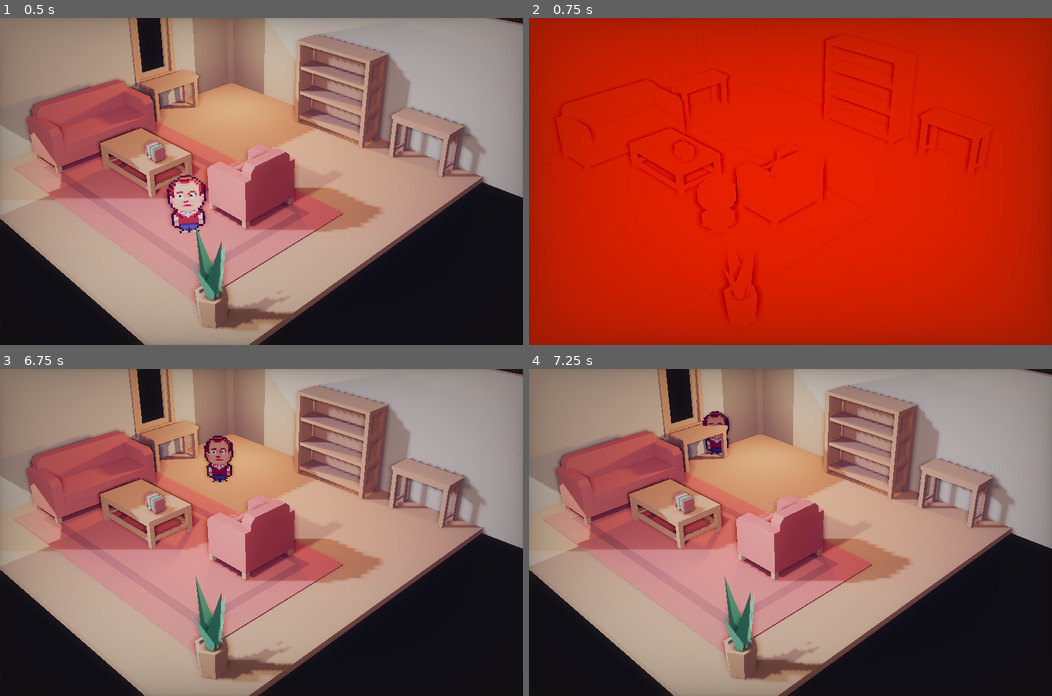
Above: before the commit, frames 1-4 (two rows, left to right).
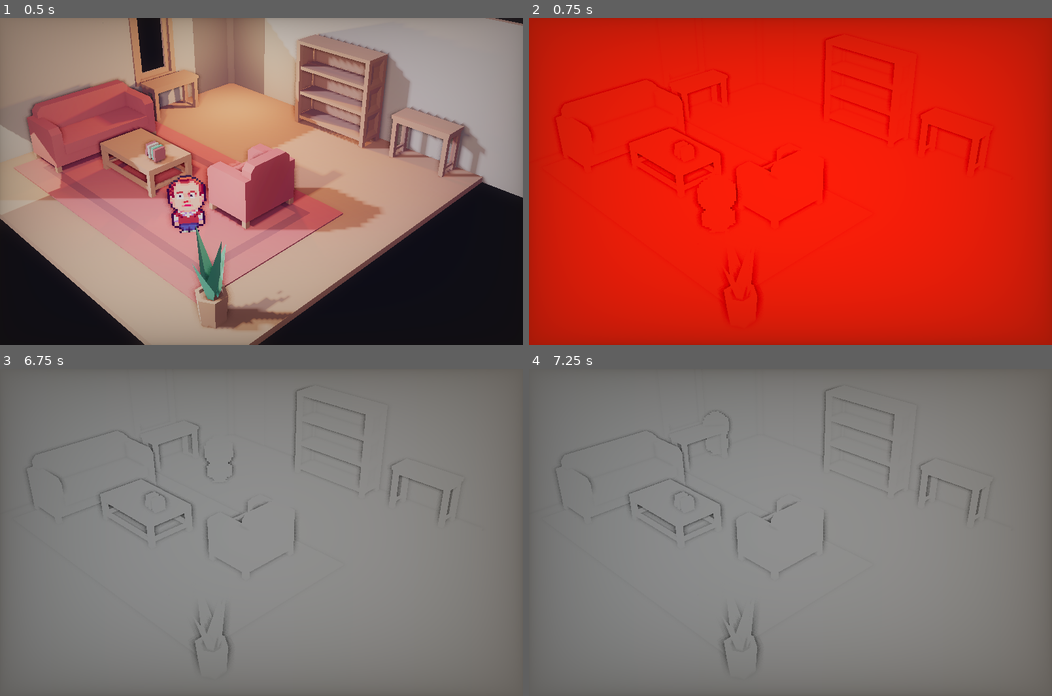
Above: after the commit, the same moments.

Repository: TerjeBallestad/godot-2D-HD
Game: Godot game, scene res://scenes/interior/interior_scene.tscn
The game is run twice, just before and just after one commit, with the same random seed, the same clock (stepped at 60 frames per second) and the same inputs.
Inputs (mouse positions are in pixels of both pictures, inside the frame that each line leads up to):
- Up to frame 1 (0.5 s): no input
- Up to frame 2 (0.75 s): tap Enter at 0.5 s; move the mouse to (905, 165) at 0.52 s; hold D from 0.53 s (still down); tap Q at 0.6 s; click (905, 165) at 0.67 s
- Up to frame 3 (6.75 s): release D at 1.25 s; drag from (156, 548) to (235, 597) at 1.27 s; move the mouse to (313, 460) at 2.02 s; hold D 2.03-2.75 s; tap R at 2.1, 5.1 s; tap Space at 2.75, 4.25, 5.75 s; drag from (235, 597) to (104, 483) at 2.77 s; tap Enter at 3.5, 5 s; move the mouse to (418, 581) at 3.52 s; tap Q at 3.6, 6.6 s; drag from (104, 483) to (183, 450) at 4.27 s; move the mouse to (287, 532) at 5.02 s; click (287, 532) at 5.17 s; drag from (183, 450) to (156, 548) at 5.77 s; move the mouse to (376, 516) at 6.52 s; hold D from 6.53 s (still down)
- Up to frame 4 (7.25 s): keep holding D

Frame 1 is identical in both runs. In frame 2, 1.5% of the frame differs, in the area x 5-87%, y 6-91%; in frame 3, 98%, in the area x 0-100%, y 0-100%; in frame 4, 98%.

Commit message:
fix(05-01): switch to view-space depth comparison
- Use view-space coordinates instead of world-space reconstruction
- Transform focal point to view-space in controller
- Tune focus parameters for subtle HD-2D miniature effect
- Add debug modes for view_X, view_Y, linear_depth visualization

Co-Authored-By: Claude Opus 4.5 <noreply@anthropic.com>

Diff:
--- a/scenes/interior/interior_scene.tscn
+++ b/scenes/interior/interior_scene.tscn
@@ -73,8 +73,8 @@
 render_priority = 0
 shader = ExtResource("18_tiltshift")
 shader_parameter/focal_point = Vector3(0, 0.5, 0)
-shader_parameter/focus_distance = 2.5
-shader_parameter/blur_max = 2.0
+shader_parameter/focus_distance = 0.6
+shader_parameter/blur_max = 1.5
 shader_parameter/blur_transition = 2.0
 shader_parameter/enabled = true
 
--- a/scenes/interior/tilt_shift_controller.gd
+++ b/scenes/interior/tilt_shift_controller.gd
@@ -25,7 +25,6 @@
 	if not camera:
 		push_error("TiltShiftController: Parent is not a Camera3D")
 		return
-	print("TiltShiftController: Found camera")
 
 	# Get shader material (from surface override on MeshInstance3D)
 	shader_material = get_surface_override_material(0) as ShaderMaterial
@@ -36,8 +35,9 @@
 
 	# Initialize focal point to player position
 	current_focal = player.global_position + Vector3(0, focal_height_offset, 0)
-	shader_material.set_shader_parameter("focal_point", current_focal)
-	print("TiltShiftController: Initial focal point ", current_focal)
+	var focal_view = camera.global_transform.affine_inverse() * current_focal
+	shader_material.set_shader_parameter("focal_point_view", focal_view)
+	print("TiltShiftController: Initial focal point ", current_focal, " (view: ", focal_view, ")")
 
 
 var debug_counter: int = 0
@@ -52,18 +52,14 @@
 	# Exponential smoothing for slight lag (frame-rate independent)
 	current_focal = current_focal.lerp(target_focal, 1.0 - exp(-focal_smoothing * delta))
 
-	shader_material.set_shader_parameter("focal_point", current_focal)
-
-	# Pass camera matrices to shader for proper depth reconstruction
-	var proj_matrix = camera.get_camera_projection()
-	var view_matrix = camera.get_camera_transform()
-	shader_material.set_shader_parameter("inv_proj_matrix", proj_matrix.inverse())
-	shader_material.set_shader_parameter("inv_view_matrix", view_matrix)
+	# Transform focal point to view space (camera space)
+	var focal_view = camera.global_transform.affine_inverse() * current_focal
+	shader_material.set_shader_parameter("focal_point_view", focal_view)
 
 	# Debug: print every 60 frames
 	debug_counter += 1
 	if debug_counter % 60 == 0:
-		print("Focal: ", current_focal, " Player: ", player.global_position)
+		print("Focal world: ", current_focal, " view: ", focal_view)
 
 
 func toggle_effect() -> void:
@@ -77,7 +73,7 @@
 		var current = shader_material.get_shader_parameter("debug_mode")
 		if current == null:
 			current = 0  # Default if not explicitly set in material
-		var next_mode = (int(current) + 1) % 3
+		var next_mode = (int(current) + 1) % 6
 		shader_material.set_shader_parameter("debug_mode", next_mode)
-		var mode_names = ["off", "distance", "depth"]
+		var mode_names = ["off", "distance", "raw_depth", "view_X", "view_Y", "linear_depth"]
 		print("Debug mode: ", mode_names[next_mode])
--- a/shaders/tilt_shift.gdshader
+++ b/shaders/tilt_shift.gdshader
@@ -5,23 +5,21 @@
 uniform sampler2D screen_texture : source_color, hint_screen_texture, filter_linear_mipmap;
 uniform sampler2D depth_texture : hint_depth_texture;
 
-// Focal point control (updated by controller script)
-uniform vec3 focal_point = vec3(0.0, 0.5, 0.0);
+// Focal point in VIEW SPACE (updated by controller script)
+uniform vec3 focal_point_view = vec3(0.0, 0.0, -5.0);
 
-// Camera matrices (passed from GDScript since we bypass normal projection)
-uniform mat4 inv_proj_matrix;
-uniform mat4 inv_view_matrix;
+// Note: Using built-in INV_PROJECTION_MATRIX to reconstruct view-space position
 
 // Blur parameters
-uniform float focus_distance : hint_range(0.5, 5.0) = 1.5;  // Wide focus zone
+uniform float focus_distance : hint_range(0.1, 3.0) = 0.5;  // Tight focus around character
 uniform float blur_max : hint_range(0.0, 4.0) = 2.0;  // Subtle blur cap
-uniform float blur_transition : hint_range(0.5, 5.0) = 2.0;  // Smooth gradient
+uniform float blur_transition : hint_range(0.2, 3.0) = 1.0;  // Gradual falloff
 
 // Toggle for A/B comparison
 uniform bool enabled = true;
 
-// Debug mode: 0=off, 1=show distance as color, 2=show depth
-uniform int debug_mode : hint_range(0, 2) = 0;
+// Debug mode: 0=off, 1=distance, 2=raw_depth, 3=view_X, 4=view_Y, 5=linear_depth
+uniform int debug_mode : hint_range(0, 5) = 0;
 
 
 void vertex() {
@@ -37,16 +35,15 @@
 		// Pass through unblurred screen when disabled
 		color = texture(screen_texture, SCREEN_UV).rgb;
 	} else {
-		// Sample depth and reconstruct world position using camera matrices
+		// Sample depth and reconstruct VIEW-SPACE position
 		float depth_raw = texture(depth_texture, SCREEN_UV).x;
 		vec3 ndc = vec3(SCREEN_UV * 2.0 - 1.0, depth_raw);
-		vec4 position_view = inv_proj_matrix * vec4(ndc, 1.0);
+		vec4 position_view = INV_PROJECTION_MATRIX * vec4(ndc, 1.0);
 		position_view.xyz /= position_view.w;
-		vec4 world = inv_view_matrix * position_view;
-		vec3 world_position = world.xyz / world.w;
+		vec3 view_position = position_view.xyz;
 
-		// Spherical distance from focal point (user decision: spherical shape)
-		float dist_to_focal = distance(world_position, focal_point);
+		// Spherical distance from focal point in view space
+		float dist_to_focal = distance(view_position, focal_point_view);
 
 		// Smooth ease falloff (user decision: slow start, accelerates)
 		float blur_factor = smoothstep(focus_distance, focus_distance + blur_transition, dist_to_focal);
@@ -60,13 +57,27 @@
 		// Sample with mipmap blur
 		color = textureLod(screen_texture, SCREEN_UV, blur_amount).rgb;
 
+		// Linear depth (view-space Z, positive distance from camera)
+		float linear_depth = -view_position.z;
+
 		// Debug visualizations
 		if (debug_mode == 1) {
 			// Show distance from focal point as color (green = close, red = far)
 			color = vec3(blur_factor, 1.0 - blur_factor, 0.0);
 		} else if (debug_mode == 2) {
-			// Show raw depth
+			// Show raw depth buffer value
 			color = vec3(depth_raw);
+		} else if (debug_mode == 3) {
+			// Show view-space X (red = positive, cyan = negative)
+			float vx = view_position.x * 0.1 + 0.5;
+			color = vec3(vx, 0.5, 1.0 - vx);
+		} else if (debug_mode == 4) {
+			// Show view-space Y (red = positive, cyan = negative)
+			float vy = view_position.y * 0.1 + 0.5;
+			color = vec3(vy, 0.5, 1.0 - vy);
+		} else if (debug_mode == 5) {
+			// Show linear depth (normalized to 0-10 range)
+			color = vec3(linear_depth / 10.0);
 		}
 	}
 
